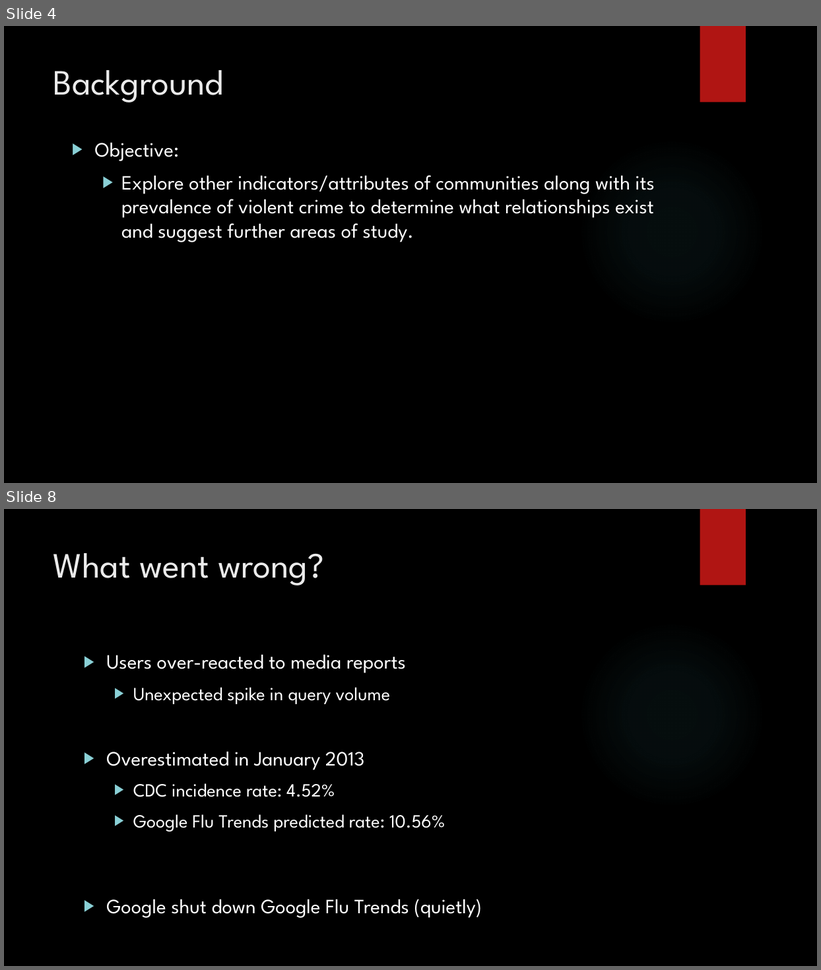
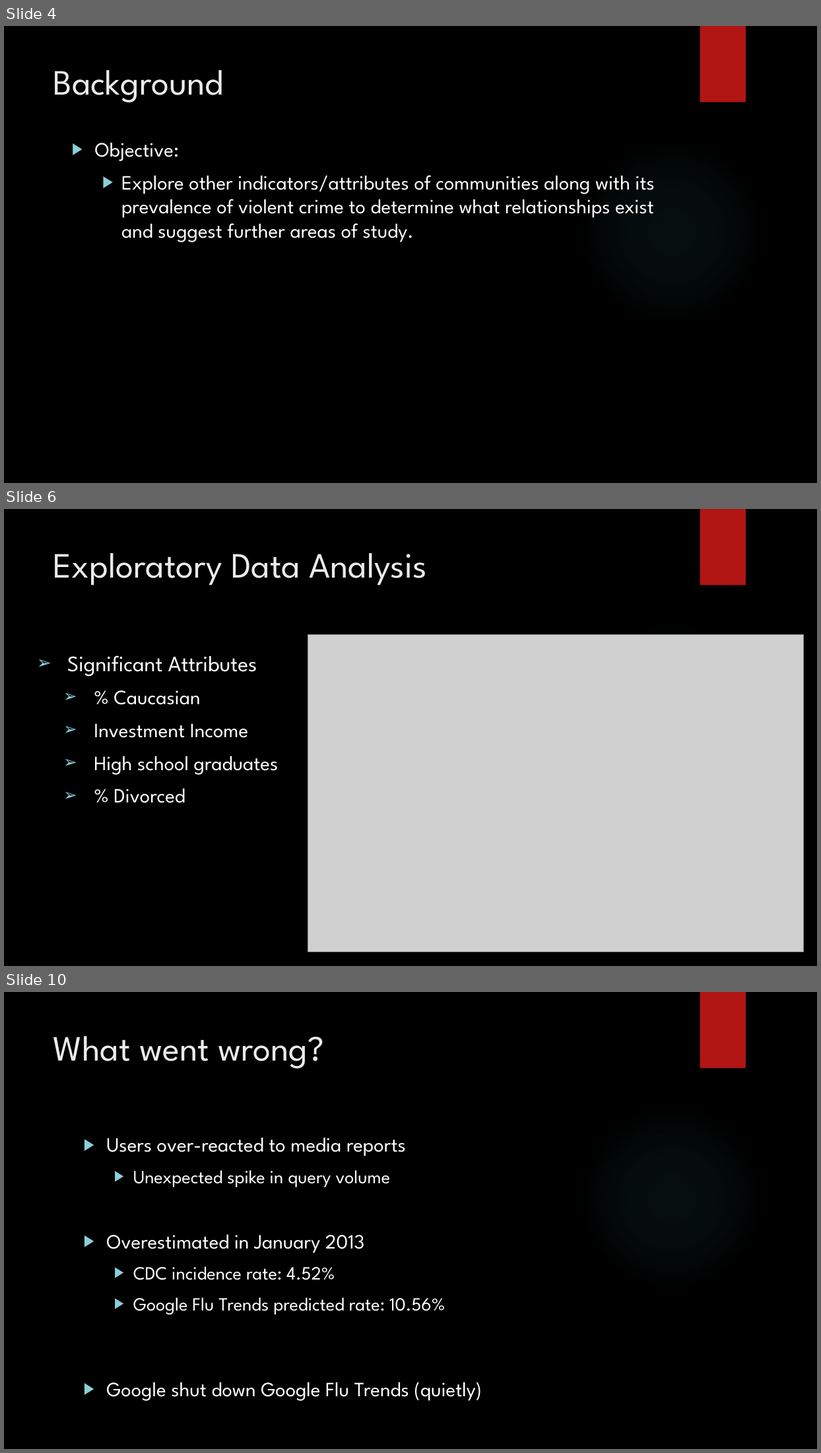
Before and after one commit to Polo08816/DataMining, a slide deck: GroupProject/GroupProject.pptx. Shown one above the other, each under a label of ours: slides 4 and 8 before the commit, slides 4, 6 and 10 after it; the slides between them are not shown. The pictures are 821x970 and 821x1453 pixels, drawn with LibreOffice and Linux fonts; fonts in the diff are those of the drawing; grey boxes stand for pictures; background and template pictures are left out. Boxes give left, top, right and bottom in pixels: in the first picture for what was removed or moved away, otherwise in the second. Text is boxed around its words. In the diff, an @@ line names an element or a change of style, - is before the commit and + after.

```diff
--- a/GroupProject/GroupProject.pptx
+++ b/GroupProject/GroupProject.pptx
@@ slide 6 added at [4,509,817,966], background picture (left out); not listed: 2 template elements that a slide beside it also shows @@
@@ title added at [54,553,427,586], 42 pt, text #EBEBEB @@
+Exploratory Data Analysis
@@ picture added at [308,634,804,953] @@
@@ text added at [67,656,279,803], 24 pt, text #FFFFFF @@
+  ➢ Significant Attributes
+    ➢ % Caucasian
+    ➢ Investment Income
+    ➢ High school graduates
+    ➢ % Divorced
@@ what was slide 8 is now slide 10 @@
```
Also in this commit, not shown: 4 other slides added, 3 slides removed.
